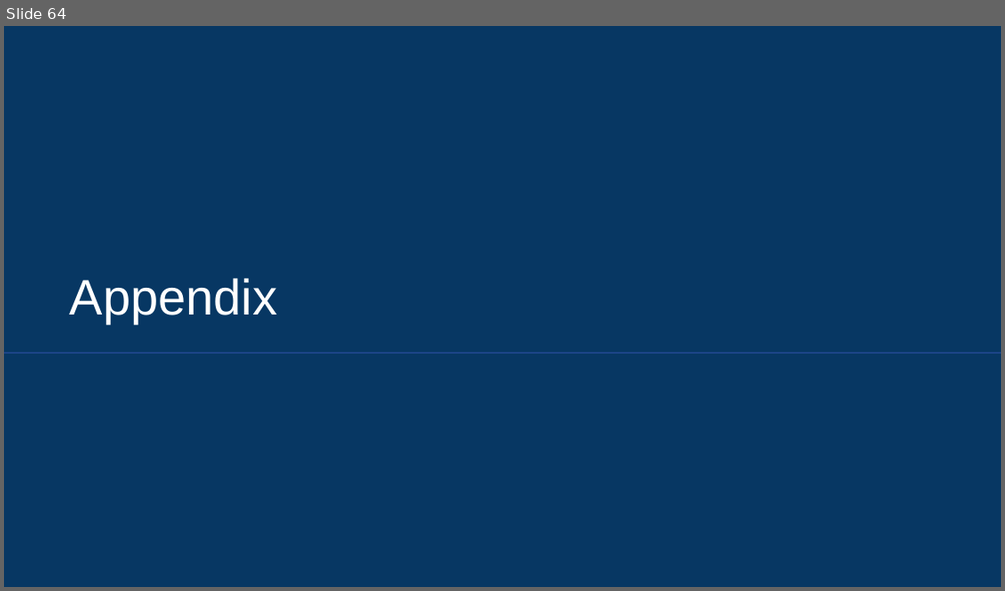
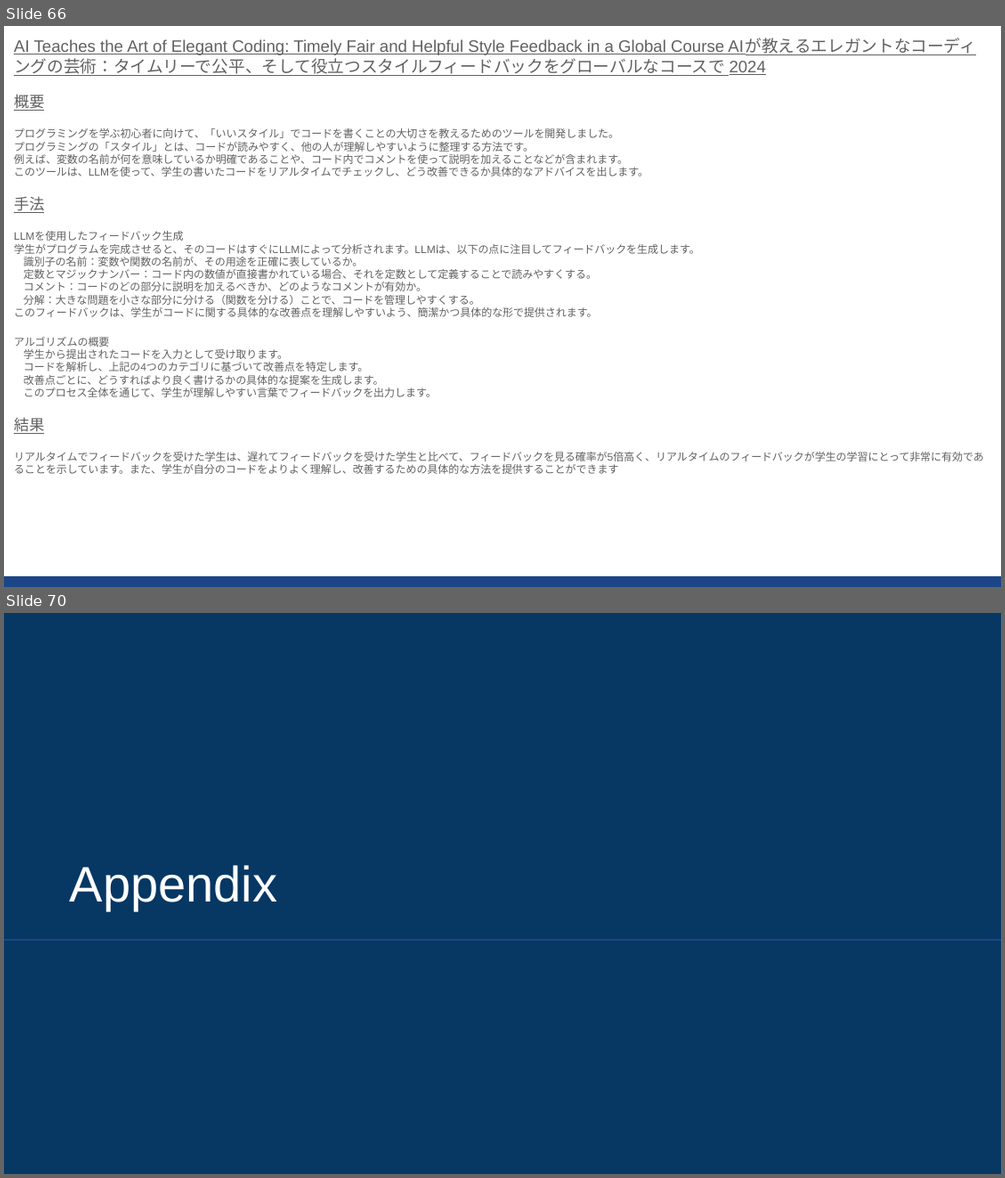
Before and after one commit to sekihan02/code_sundbox, a slide deck: 2024_LLM論文要約_3.pptx. Shown one above the other, each under a label of ours: slide 64 before the commit, slides 66 and 70 after it; the slides between them are not shown. The pictures are 1005x591 and 1005x1178 pixels, drawn with LibreOffice and Linux fonts; fonts in the diff are those of the drawing. Boxes give left, top, right and bottom in pixels: in the first picture for what was removed or moved away, otherwise in the second. Text is boxed around its words. In the diff, an @@ line names an element or a change of style, - is before the commit and + after.

```diff
--- a/2024_LLM論文要約_3.pptx
+++ b/2024_LLM論文要約_3.pptx
@@ slide 66 added at (4, 26, 1001, 587), background #FFFFFF @@
@@ text added at (14, 39, 984, 474), 7.6 pt, text #616161 @@
+AI Teaches the Art of Elegant Coding: Timely Fair and Helpful Style Feedback in a Global Course AIが教えるエレガントなコーディングの芸術：タイムリーで公平、そして役立つスタイルフィードバックをグローバルなコースで 2024
+概要
+プログラミングを学ぶ初心者に向けて、「いいスタイル」でコードを書くことの大切さを教えるためのツールを開発しました。
+プログラミングの「スタイル」とは、コードが読みやすく、他の人が理解しやすいように整理する方法です。
+例えば、変数の名前が何を意味しているか明確であることや、コード内でコメントを使って説明を加えることなどが含まれます。
+このツールは、LLMを使って、学生の書いたコードをリアルタイムでチェックし、どう改善できるか具体的なアドバイスを出します。
+手法
+LLMを使用したフィードバック生成
+学生がプログラムを完成させると、そのコードはすぐにLLMによって分析されます。LLMは、以下の点に注目してフィードバックを生成します。
+識別子の名前：変数や関数の名前が、その用途を正確に表しているか。
+定数とマジックナンバー：コード内の数値が直接書かれている場合、それを定数として定義することで読みやすくする。
+コメント：コードのどの部分に説明を加えるべきか、どのようなコメントが有効か。
+分解：大きな問題を小さな部分に分ける（関数を分ける）ことで、コードを管理しやすくする。
+このフィードバックは、学生がコードに関する具体的な改善点を理解しやすいよう、簡潔かつ具体的な形で提供されます。
+アルゴリズムの概要
+学生から提出されたコードを入力として受け取ります。
+コードを解析し、上記の4つのカテゴリに基づいて改善点を特定します。
+改善点ごとに、どうすればより良く書けるかの具体的な提案を生成します。
+このプロセス全体を通じて、学生が理解しやすい言葉でフィードバックを出力します。
+結果
+リアルタイムでフィードバックを受けた学生は、遅れてフィードバックを受けた学生と比べて、フィードバックを見る確率が5倍高く、リアルタイムのフィードバックが学生の学習にとって非常に有効であることを示しています。また、学生が自分のコードをよりよく理解し、改善するための具体的な方法を提供することができます
@@ rectangle added at (4, 576, 1001, 587), fill #1C4587 @@
@@ what was slide 64 is now slide 70 @@
```
Also in this commit, not shown: 5 other slides added, 21 other files.
